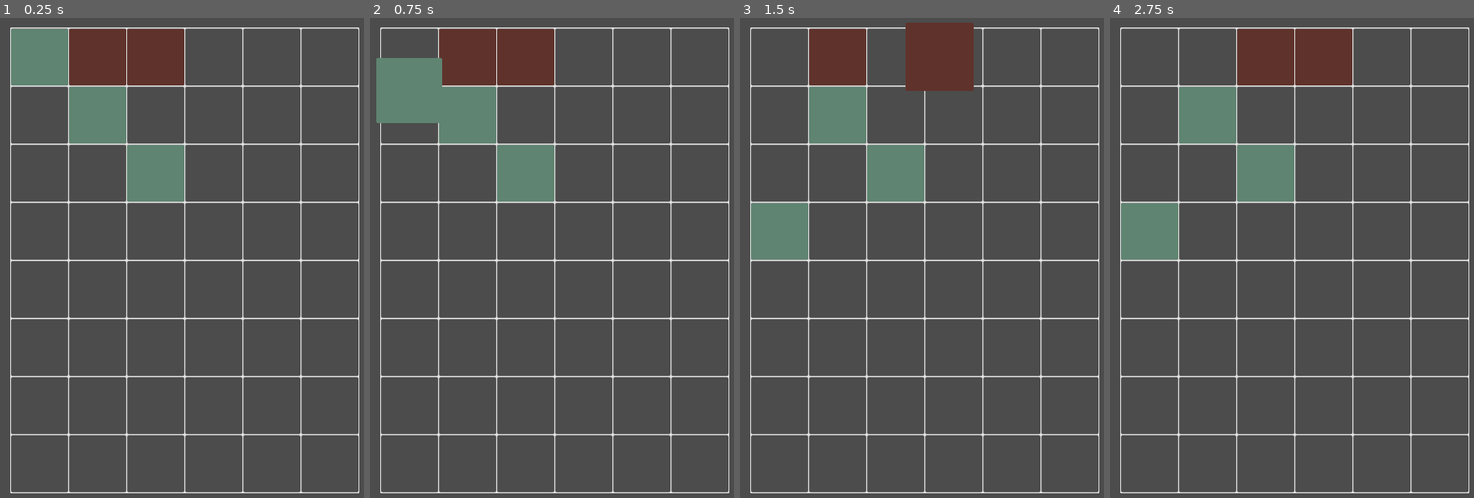
Above: before the commit, frames 1-4 (left to right).
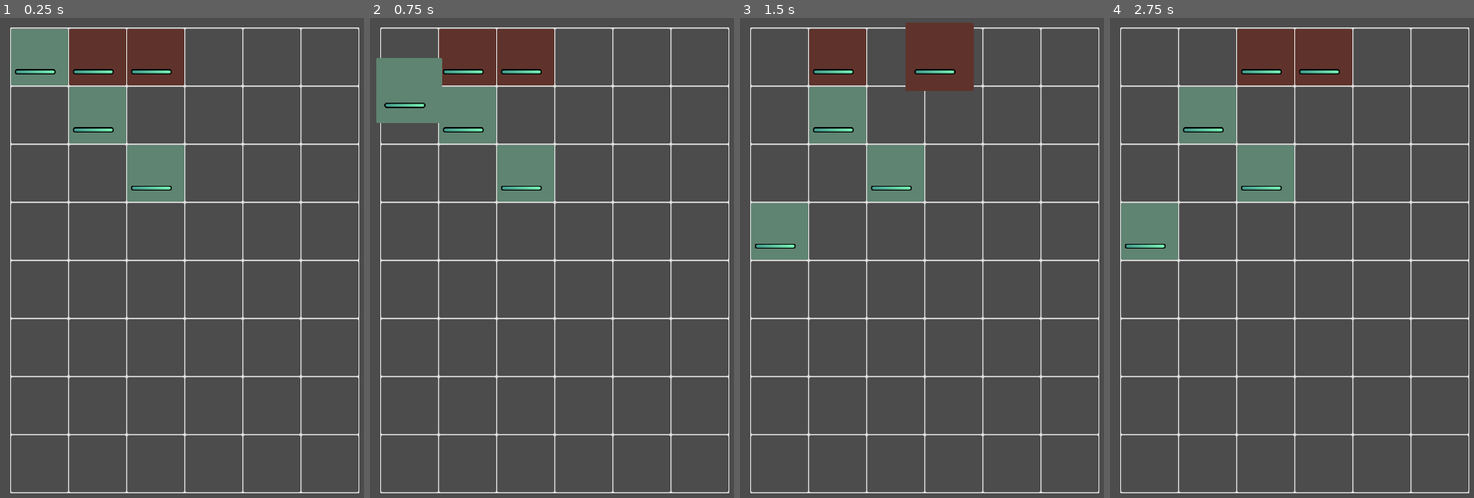
Above: after the commit, the same moments.

Repository: ax9880/genso-battle
Game: Godot game, scene res://Main.tscn
Two runs of this game, one before a commit and one after it. Both use one fixed random seed, a clock stepped at 60 frames per second and the inputs below.
Inputs (mouse positions are in pixels of both pictures, inside the frame that each line leads up to):
- Up to frame 1 (0.25 s): no input
- Up to frame 2 (0.75 s): tap Enter at 0.5 s; drag from (410, 56) to (410, 229) at 0.52 s
- Up to frame 3 (1.5 s): drag from (896, 171) to (780, 56) at 1.27 s
- Up to frame 4 (2.75 s): move the mouse to (1208, 114) at 2.02 s; click (1208, 114) at 2.17 s

The runs differ from the first frame. In frame 1, 0.6% of the frame differs, in the area x 4-48%, y 10-36%; in frame 2, 0.6%, in the area x 3-48%, y 10-36%; in frame 3, 0.6%; in frame 4, 0.6%.

Commit message:
Added HP bar, decreasing health in attack phase and animation health bar using a tween

Diff:
--- a/Attacker.gd
+++ b/Attacker.gd
@@ -44,6 +44,8 @@
 
 		$AudioStreamPlayer.play()
 
+		targeted_unit.inflict_damage(damage)
+
 		# TODO: shake targeted unit
 
 
--- /dev/null
+++ b/HpBar.gd
@@ -0,0 +1,17 @@
+extends TextureProgress
+
+
+onready var tween: Tween = $Tween
+
+
+func _on_Job_health_changed(current_health: int, max_health: int) -> void:
+	tween.remove(self, ":scale")
+
+	var next_value: int = max_value * current_health / max_health
+
+	tween.interpolate_property(self, "value",
+		value, next_value,
+		0.25,
+		Tween.TRANS_LINEAR)
+
+	tween.start()
--- a/Job.gd
+++ b/Job.gd
@@ -13,6 +13,10 @@
 var level: int = 0
 var experience: int = 0
 
+# current_hp: int
+signal health_changed(current_health, max_health)
+
+
 func _ready() -> void:
 	var stats := starting_stats as StartingStats
 
@@ -20,3 +24,9 @@
 	base_stats = stats.duplicate()
 
 	current_stats = base_stats.duplicate()
+
+
+func decrease_health(value: int) -> void:
+	current_stats.health = clamp(current_stats.health - value, 0, base_stats.health)
+
+	emit_signal("health_changed", current_stats.health, base_stats.health)
--- a/Unit.gd
+++ b/Unit.gd
@@ -222,6 +222,8 @@
 
 func inflict_damage(damage: int) -> void:
 	# tween HP down
+	$Job.decrease_health(damage)
+
 	pass
 
 
--- a/Unit.tscn
+++ b/Unit.tscn
@@ -1,10 +1,13 @@
-[gd_scene load_steps=8 format=2]
+[gd_scene load_steps=11 format=2]
 
 [ext_resource path="res://Unit.gd" type="Script" id=1]
 [ext_resource path="res://unit_rect.png" type="Texture" id=2]
 [ext_resource path="res://SwapArea2D.gd" type="Script" id=3]
 [ext_resource path="res://Job.gd" type="Script" id=4]
 [ext_resource path="res://jobs/YachieStartingStats.tres" type="Resource" id=5]
+[ext_resource path="res://assets/ui/hp_bar_progress.png" type="Texture" id=6]
+[ext_resource path="res://assets/ui/hp_bar_bg.png" type="Texture" id=7]
+[ext_resource path="res://HpBar.gd" type="Script" id=8]
 
 [sub_resource type="RectangleShape2D" id=3]
 extents = Vector2( 32, 32 )
@@ -31,7 +34,6 @@
 }
 
 [node name="CollisionShape2D" type="CollisionShape2D" parent="."]
-visible = false
 shape = SubResource( 3 )
 __meta__ = {
 "_edit_lock_": true
@@ -70,5 +72,32 @@
 
 [node name="Tween" type="Tween" parent="."]
 
+[node name="Control" type="Control" parent="."]
+anchor_right = 1.0
+anchor_bottom = 1.0
+margin_left = -48.0
+margin_top = -48.0
+margin_right = 49.0
+margin_bottom = 49.0
+mouse_filter = 2
+__meta__ = {
+"_edit_lock_": true
+}
+
+[node name="HpBar" type="TextureProgress" parent="Control"]
+anchor_left = 0.05
+anchor_top = 0.8
+anchor_right = 1.0
+anchor_bottom = 0.8
+margin_top = -9.0
+margin_right = -25.0
+value = 100.0
+texture_under = ExtResource( 7 )
+texture_progress = ExtResource( 6 )
+script = ExtResource( 8 )
+
+[node name="Tween" type="Tween" parent="Control/HpBar"]
+
+[connection signal="health_changed" from="Job" to="Control/HpBar" method="_on_Job_health_changed"]
 [connection signal="input_event" from="SelectionArea2D" to="." method="_on_SelectionArea2D_input_event"]
 [connection signal="tween_completed" from="Tween" to="." method="_on_Tween_tween_completed"]
Binary file added: assets/ui/hp_bar_bg.png
Not shown, added: assets/ui/hp_bar_bg.png.import
Binary file added: assets/ui/hp_bar_progress.png
Not shown, added: assets/ui/hp_bar_progress.png.import
